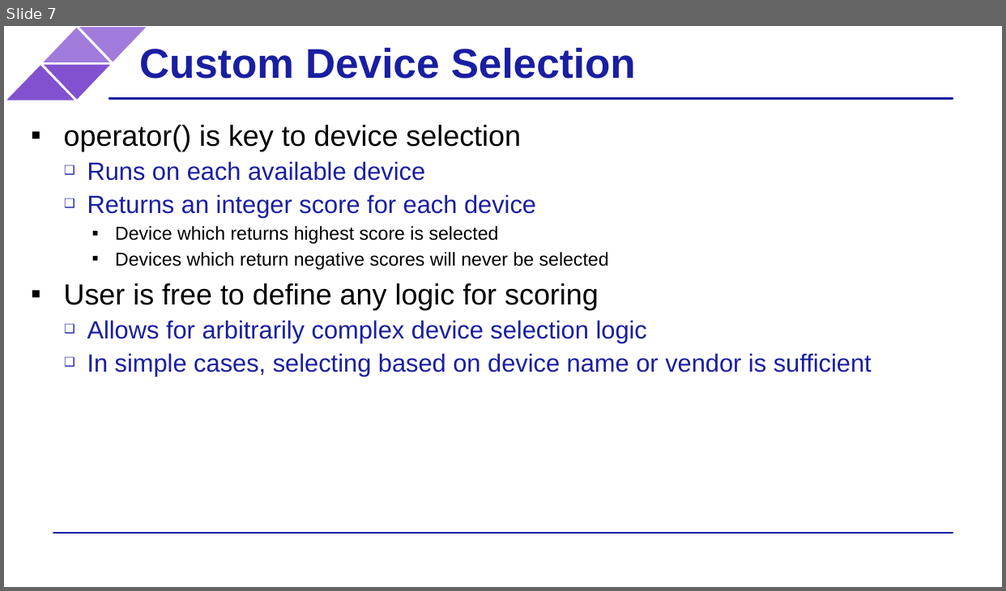
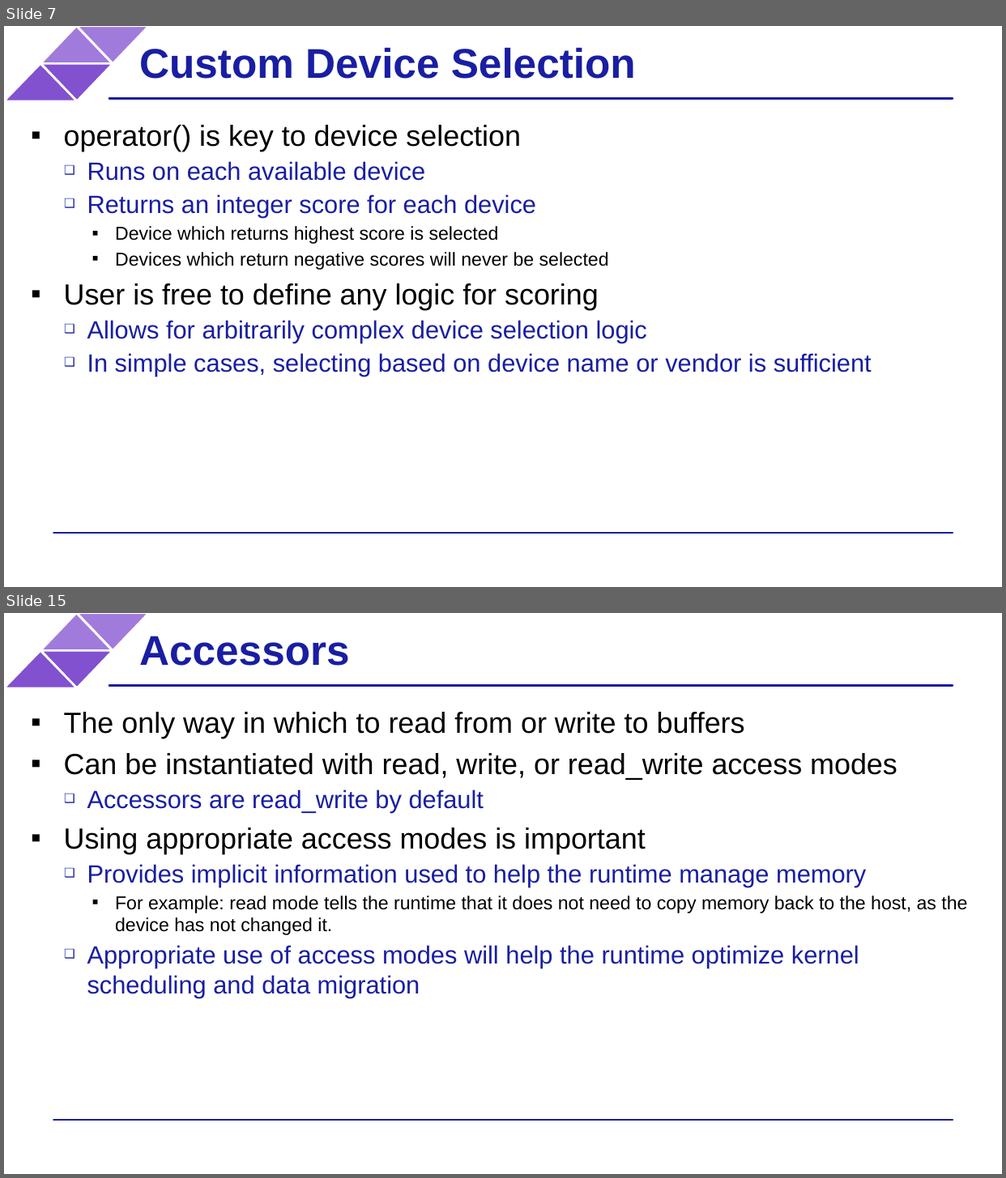
Before and after one commit to BenjaminMFindley/Reconfig-2-SYCL-DPCPP, a slide deck: Slides/SYCL intro.pptx. Shown one above the other, each under a label of ours: slide 7 before the commit, slides 7 and 15 after it; the slides between them are not shown. The pictures are 1006x591 and 1006x1178 pixels, drawn with LibreOffice and Linux fonts; fonts in the diff are those of the drawing; background and template pictures are left out. Boxes give left, top, right and bottom in pixels: in the first picture for what was removed or moved away, otherwise in the second. Text is boxed around its words. In the diff, an @@ line names an element or a change of style, - is before the commit and + after.

Commit message:
Data management, USM, Buffers

```diff
--- a/Slides/SYCL intro.pptx
+++ b/Slides/SYCL intro.pptx
@@ slide 15 added at <box>4,613,1002,1174</box>, background #FFFFFF; not listed: 6 template elements that a slide beside it also shows @@
@@ title added at <box>139,636,349,666</box>, 40 pt, text #191EA2, bold @@
+Accessors
@@ text added at <box>64,712,967,998</box>, 24 pt, text #000000 @@
+▪ The only way in which to read from or write to buffers
+▪ Can be instantiated with read, write, or read_write access modes
+  ❑ Accessors are read_write by default
+▪ Using appropriate access modes is important
+  ❑ Provides implicit information used to help the runtime manage memory
+    ▪ For example: read mode tells the runtime that it does not need to copy memory back to the host, as the device has not changed it.
+  ❑ Appropriate use of access modes will help the runtime optimize kernel scheduling and data migration
```
Also in this commit, not shown: 1 slide changed, 6 other slides added, 1 other file.
